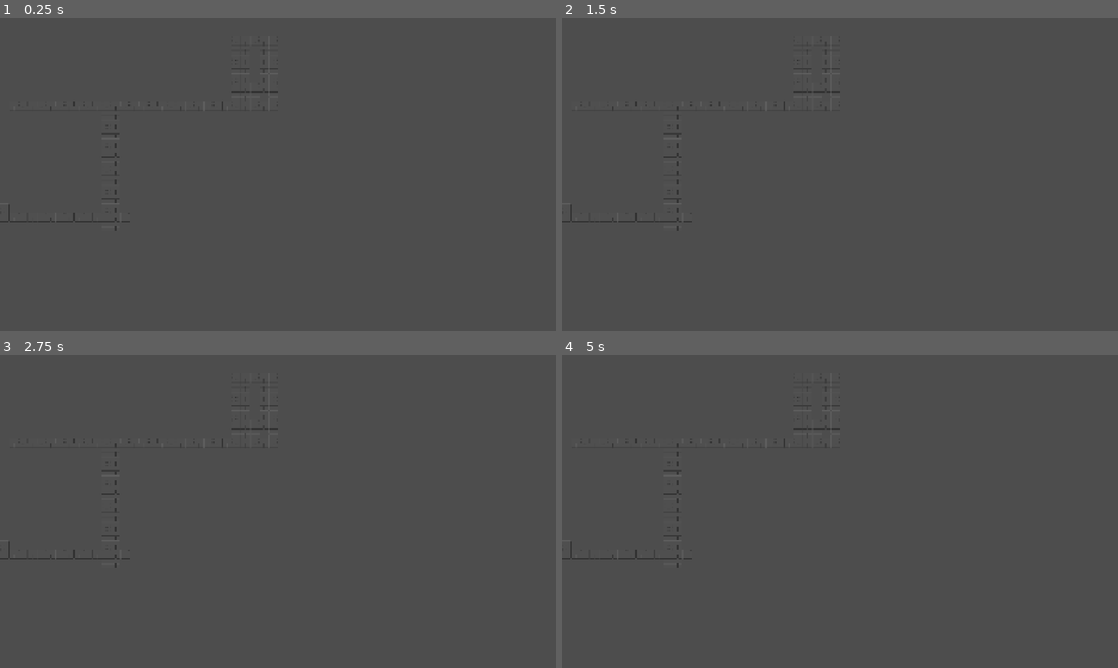
Above: before the commit, frames 1-4 (two rows, left to right).
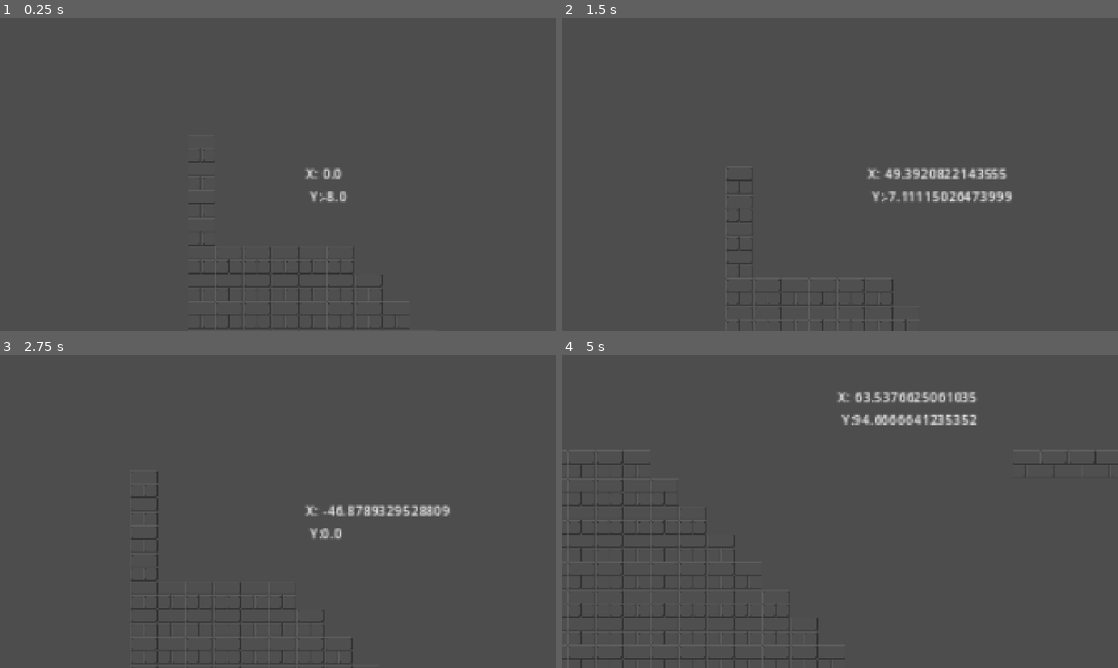
Above: after the commit, the same moments.

Repository: CamdenPix/GameOff-2026
Game: Godot game, scene res://scenes/main_game.tscn
The game is run twice, just before and just after one commit, with the same random seed, the same clock (stepped at 60 frames per second) and the same inputs.
Inputs:
- Up to frame 1 (0.25 s): no input
- Up to frame 2 (1.5 s): tap Enter at 0.5 s; hold D (move_right) from 0.53 s (still down); tap T at 0.6, 1.35 s; tap Space (jump) at 0.77, 1.07 s
- Up to frame 3 (2.75 s): tap Space (jump) at 1.52, 1.82 s; release D (move_right) at 2.03 s; hold A (move_left) from 2.03 s (still down); tap T at 2.1 s
- Up to frame 4 (5 s): release A (move_left) at 2.78 s; hold D (move_right) 2.78-4.28 s; tap T at 2.85, 3.6, 4.35 s; tap Space (jump) at 3.02, 3.32, 3.77, 4.07, 4.52, 4.82 s; hold A (move_left) from 4.28 s (still down)

The runs differ from the first frame. In frame 1, 0.9% of the frame differs, in the area x 0-69%, y 13-99%; in frame 2, 1.7%; in frame 3, 1.5%; in frame 4, 2.6%, in the area x 0-100%, y 11-100%.

Commit message:
works

Diff:
--- a/scenes/player.tscn
+++ b/scenes/player.tscn
@@ -1,3 +1,4 @@
+
 [gd_scene format=3 uid="uid://ddhw6f00iyp61"]
 
 [ext_resource type="Script" uid="uid://dnsp2xc5r75m3" path="res://Scripts/Player/player_parent_state_machine.gd" id="1_3vyb7"]
@@ -195,7 +196,6 @@
 offset_bottom = -69.0
 
 [node name="Icon" type="Sprite2D" parent="." unique_id=1874743154]
-texture = SubResource("CompressedTexture2D_l71n6")
 
 [node name="VelocityLabel" type="Label" parent="." unique_id=2068718348]
 z_index = 999
